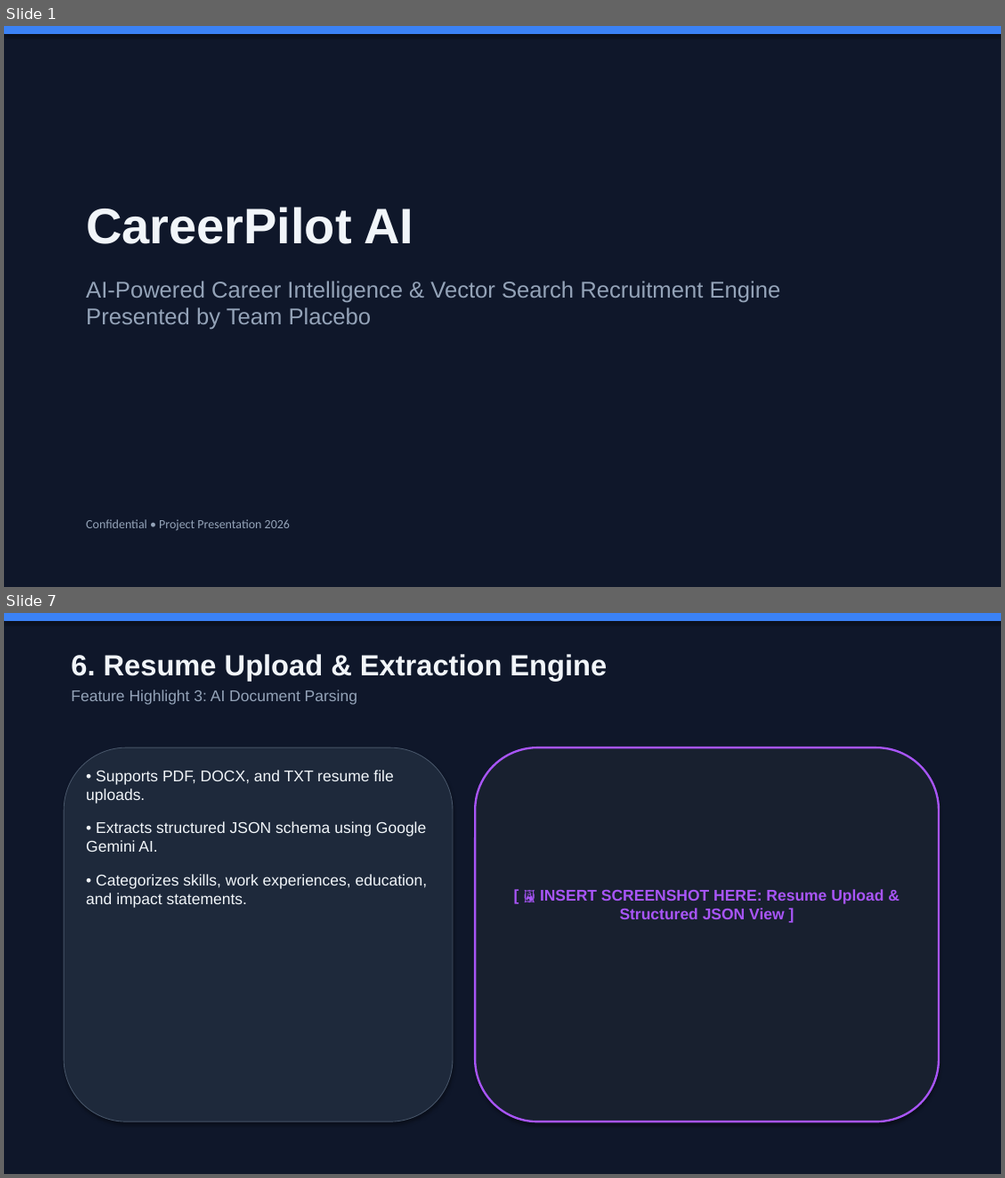
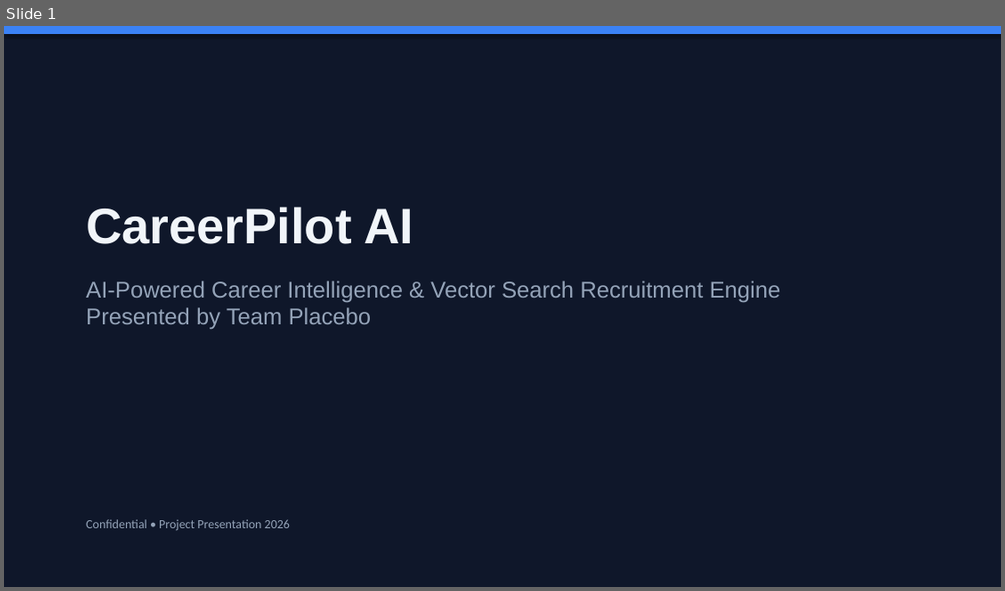
Before and after one commit to RudranshKadiveti/Team-Placebo, a slide deck: CareerPilot_AI_Presentation.pptx. Shown one above the other, each under a label of ours: slides 1 and 7 before the commit, slide 1 after it; the slides between them are not shown. The pictures are 1005x1178 and 1005x591 pixels, drawn with LibreOffice and Linux fonts; fonts in the diff are those of the drawing. Boxes give left, top, right and bottom in pixels: in the first picture for what was removed or moved away, otherwise in the second. Text is boxed around its words. In the diff, an @@ line names an element or a change of style, - is before the commit and + after.

```diff
--- a/CareerPilot_AI_Presentation.pptx
+++ b/CareerPilot_AI_Presentation.pptx
@@ slide 7 removed at <box>4,613,1001,1174</box>, background #FFFFFF @@
@@ rectangle removed at <box>4,613,1001,1174</box> @@
@@ rectangle removed at <box>4,613,1001,620</box> @@
@@ text removed at <box>71,654,607,705</box> @@
-6. Resume Upload & Extraction Engine
-Feature Highlight 3: AI Document Parsing
@@ rounded rectangle removed at <box>64,747,453,1121</box> @@
@@ text removed at <box>86,770,428,908</box> @@
-• Supports PDF, DOCX, and TXT resume file uploads.
-• Extracts structured JSON schema using Google Gemini AI.
-• Categorizes skills, work experiences, education, and impact statements.
@@ rounded rectangle removed at <box>475,747,938,1121</box> @@
@@ text removed at <box>540,889,883,919</box> @@
-[ 🖼️ INSERT SCREENSHOT HERE: Resume Upload & Structured JSON View ]
```
Also in this commit, not shown: 8 slides changed, 6 slides added, 6 other slides removed, 1 other file.
